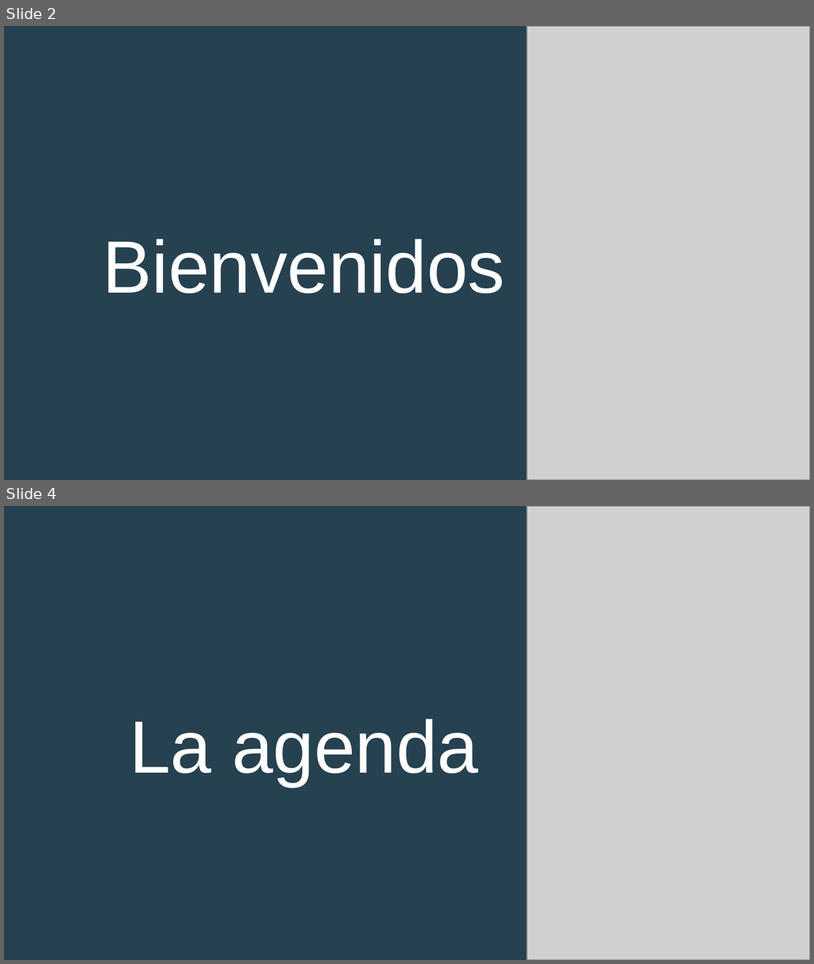
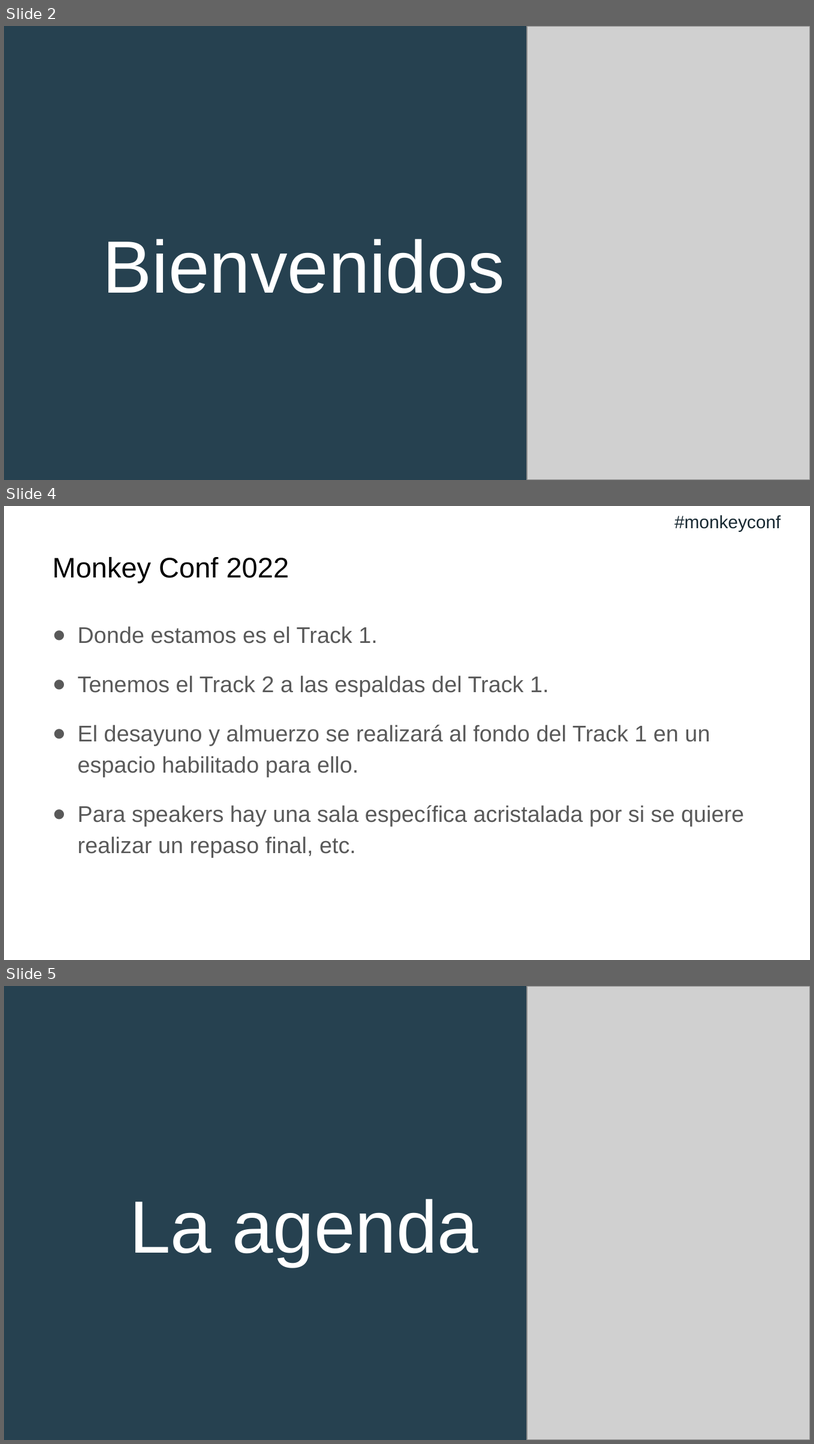
Before and after one commit to jsuarezruiz/MonkeyConf2022, a slide deck: sessions/Keynote/monkeyconf-keynote.pptx. Shown one above the other, each under a label of ours: slides 2 and 4 before the commit, slides 2, 4 and 5 after it; the slides between them are not shown. The pictures are 814x964 and 814x1444 pixels, drawn with LibreOffice and Linux fonts; fonts in the diff are those of the drawing; grey boxes stand for pictures. Boxes give left, top, right and bottom in pixels: in the first picture for what was removed or moved away, otherwise in the second. Text is boxed around its words. In the diff, an @@ line names an element or a change of style, - is before the commit and + after.

```diff
--- a/sessions/Keynote/monkeyconf-keynote.pptx
+++ b/sessions/Keynote/monkeyconf-keynote.pptx
@@ slide 4 added at box(4, 506, 810, 960), background #FFFFFF @@
@@ text added at box(675, 515, 781, 531), 16 pt, text #172831 @@
+#monkeyconf
@@ title added at box(53, 557, 290, 583), 25.2 pt, text #000000 @@
+Monkey Conf 2022
@@ text added at box(78, 626, 744, 857), 20.2 pt, text #595959 @@
+● Donde estamos es el Track 1.
+● Tenemos el Track 2 a las espaldas del Track 1.
+● El desayuno y almuerzo se realizará al fondo del Track 1 en un espacio habilitado para ello.
+● Para speakers hay una sala específica acristalada por si se quiere realizar un repaso final, etc.
@@ what was slide 4 is now slide 5 @@
```
Also in this commit, not shown: 1 slide changed.
